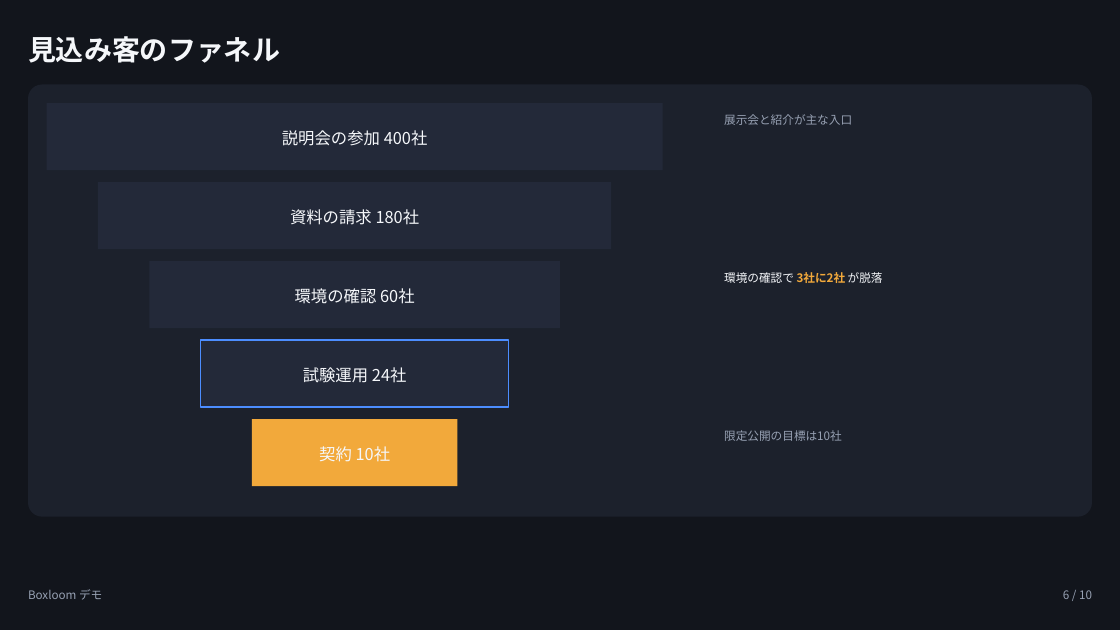
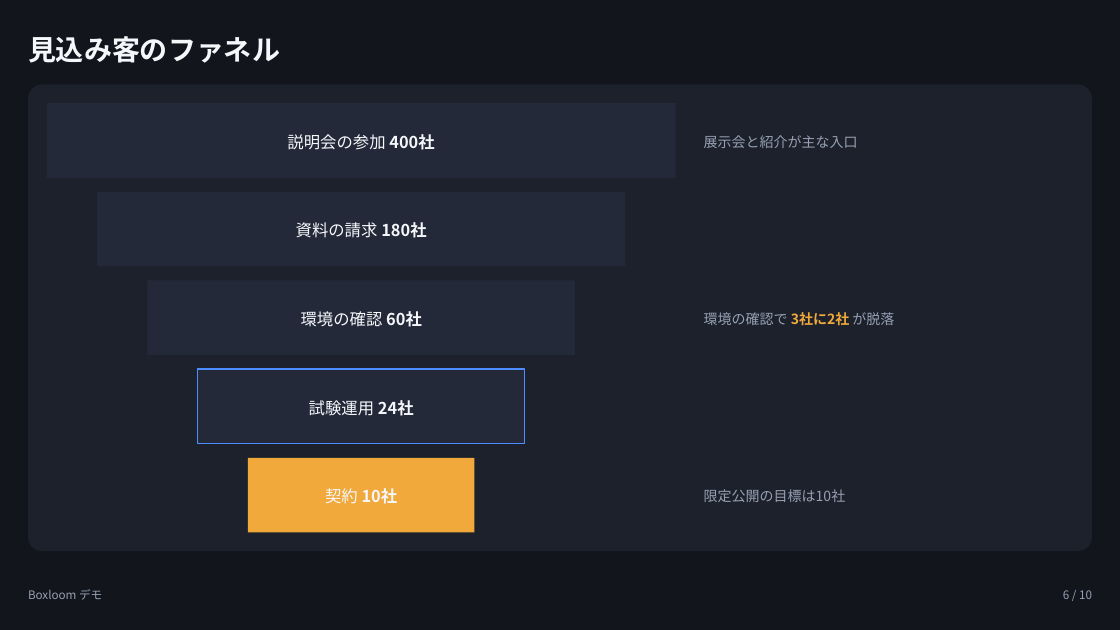
Before and after one commit to tjst-t/boxloom, a slide deck: slide 6 of boxloom/out/subsystems_showcase_dark.pptx. Drawn at 1120x630 pixels with LibreOffice and Linux fonts; fonts in the diff are those of the drawing. Boxes give left, top, right and bottom in pixels: in the first picture for what was removed or moved away, otherwise in the second. Text is boxed around its words. In the diff, an @@ line names an element or a change of style, - is before the commit and + after.

```diff
--- a/boxloom/out/subsystems_showcase_dark.pptx
+++ b/boxloom/out/subsystems_showcase_dark.pptx
@@ rounded rectangle resized from (x1=28, y1=85, x2=1092, y2=518) to (x1=28, y1=85, x2=1092, y2=552) @@
@@ rounded rectangle at (x1=28, y1=85, x2=1092, y2=552): proportions changed @@
@@ rectangle "説明会の参加 400社" resized from (x1=47, y1=103, x2=663, y2=171) to (x1=47, y1=103, x2=676, y2=178) @@
@@ rectangle "説明会の参加 400社" at (x1=47, y1=103, x2=676, y2=178): bold on in "400社" @@
@@ text "展示会と紹介が主な入口" at (x1=704, y1=135, x2=858, y2=148): size 10 to 12 pt; line spacing 13.5pt to 16.2pt; vertical alignment top to middle @@
@@ text "展示会と紹介が主な入口" moved from (x1=724, y1=114, x2=852, y2=125) to (x1=704, y1=135, x2=858, y2=148) @@
@@ rectangle "資料の請求 180社" resized from (x1=98, y1=182, x2=612, y2=250) to (x1=97, y1=192, x2=625, y2=266) @@
@@ rectangle "資料の請求 180社" at (x1=97, y1=192, x2=625, y2=266): bold on in "180社" @@
@@ rectangle "環境の確認 60社" resized from (x1=150, y1=261, x2=560, y2=329) to (x1=147, y1=281, x2=575, y2=355) @@
@@ rectangle "環境の確認 60社" at (x1=147, y1=281, x2=575, y2=355): bold on in "60社" @@
@@ text "環境の確認で 3社に2社 が脱落" moved from (x1=724, y1=272, x2=883, y2=283) to (x1=704, y1=312, x2=894, y2=326) @@
@@ text "環境の確認で 3社に2社 が脱落" at (x1=704, y1=312, x2=894, y2=326): size 10 to 12 pt; text colour #F5F7FA to #97A1B3 in "環境の確認で が脱落"; line spacing 13.5pt to 16.2pt; vertical alignment top to middle @@
@@ rectangle "試験運用 24社" resized from (x1=201, y1=340, x2=509, y2=408) to (x1=197, y1=369, x2=524, y2=444) @@
@@ rectangle "試験運用 24社" at (x1=197, y1=369, x2=524, y2=444): bold on in "24社" @@
@@ rectangle "契約 10社" resized from (x1=252, y1=419, x2=457, y2=486) to (x1=248, y1=458, x2=475, y2=533) @@
@@ rectangle "契約 10社" at (x1=248, y1=458, x2=475, y2=533): bold on in "10社" @@
@@ text "限定公開の目標は10社" moved from (x1=724, y1=430, x2=842, y2=441) to (x1=704, y1=489, x2=846, y2=502) @@
@@ text "限定公開の目標は10社" at (x1=704, y1=489, x2=846, y2=502): size 10 to 12 pt; line spacing 13.5pt to 16.2pt; vertical alignment top to middle @@
```
Also in this commit, not shown: 4 other slides changed, 2 other files.
